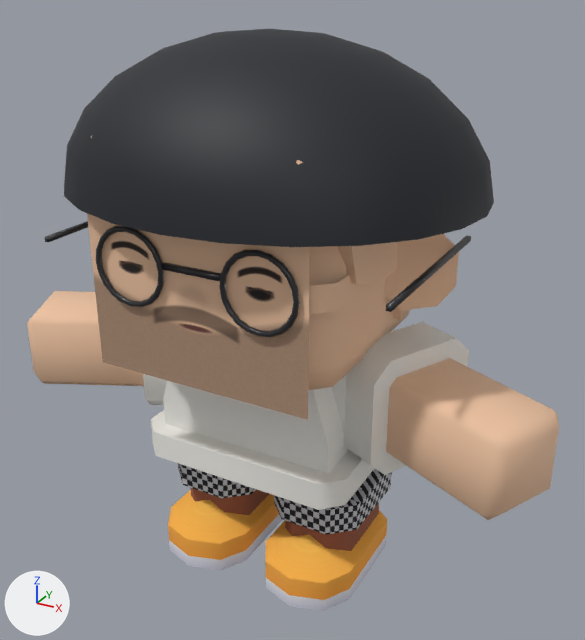
What one commit did to the glTF model public/models/characters/giuseppe.glb.
Camera for both pictures: a 50 mm lens placed at (0.499, -0.85, 0.799), pointed at (-0.005, 0.066, 0.341). The axes (+X, +Y, +Z) are drawn at lower left. The lights are the same throughout. The older version comes first. Vertices at exactly the same position are counted once.

Names of what the first picture shows: 'body-mesh', 'head-mesh'.
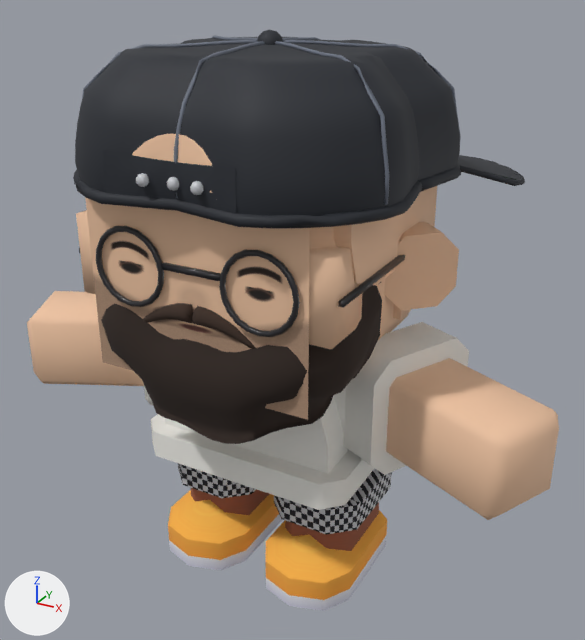
Commit message: Giuseppe: berretto che si legge come berretto e barba in 3D

Diff of the bpy script that builds the scene:
```diff
--- a/public/models/characters/giuseppe.glb.py
+++ b/public/models/characters/giuseppe.glb.py
@@ me_head_mesh @@
-me_head_mesh.from_pydata(...)  # 694 vertices, 1225 faces; spans x -0.272..0.272, y -0.221..0.304, z 0.343..0.731
+me_head_mesh.from_pydata(...)  # 3497 vertices, 6469 faces; spans x -0.253..0.253, y -0.211..0.384, z 0.282..0.73
+# me_head_mesh part 1: a new loose piece, a box spanning x -0.168..-0.073, y -0.164..-0.09, z 0.432..0.531, in mat_pelle (beige #f1c6a4)
+# me_head_mesh part 2: a new loose piece, a box spanning x 0.072..0.168, y -0.164..-0.09, z 0.432..0.531, in mat_pelle (beige #f1c6a4)
+# me_head_mesh part 3: a new loose piece, a UV sphere (10 segments, 6 rings, poles along z) spanning x -0.016..0.015, y -0.012..0.021, z 0.697..0.73, in mat_berretto_001 (black #23272f)
+# me_head_mesh part 4: a new loose piece, a UV sphere (8 segments, 5 rings, poles along z) spanning x -0.041..-0.027, y -0.208..-0.194, z 0.588..0.602, in mat_bottoncini (light grey #c9ccd1)
+# me_head_mesh part 5: a new loose piece, a UV sphere (8 segments, 5 rings, poles along z) spanning x -0.007..0.007, y -0.201..-0.187, z 0.587..0.601, in mat_bottoncini (light grey #c9ccd1)
+# me_head_mesh part 6: a new loose piece, a UV sphere (8 segments, 5 rings, poles along z) spanning x 0.027..0.041, y -0.208..-0.194, z 0.588..0.602, in mat_bottoncini (light grey #c9ccd1)
+# me_head_mesh part 7: a new loose piece, a box spanning x 0.1711..0.1771, y -0.1564..0.0143, z 0.4787..0.4847, in mat_occhiali (black #2a2a2e)
+# me_head_mesh part 8: the loose piece of 145 vertices spanning x -0.272..0.272, y -0.221..0.229, z 0.547..0.731 is rebuilt with 1307 vertices and now spans x -0.25..0.25, y -0.206..0.38, z 0.527..0.715, in mat_berretto_001 (black #23272f)
+# me_head_mesh part 9: the loose piece of 8 vertices spanning x 0.224..0.23, y -0.158..0.098, z 0.485..0.491 is deleted
+# me_head_mesh part 10: the loose piece of 8 vertices spanning x -0.23..-0.224, y -0.158..0.098, z 0.485..0.491 is deleted
+# me_head_mesh part 11: 90 vertices removed from x -0.145..0.145, y -0.019..0.304, z 0.534..0.728; 1128 vertices added at x -0.253..0.253, y -0.211..0.384, z 0.52..0.719
+# me_head_mesh part 12: 1 vertex removed from x 0.112, y -0.165, z 0.468; 442 vertices added at x -0.175..0.175, y -0.19..-0.041, z 0.282..0.468
+# me_head_mesh part 13: 747 kept faces spanning x -0.227..0.227, y -0.176..0.172, z 0.343..0.671 get new texture (UV) coordinates
+# other edits to the shape of me_head_mesh do not show in these pictures
 me_head_mesh.materials.append(mat_pelle)
-me_head_mesh.materials.append(mat_berretto)  # black #1d2027
 me_head_mesh.materials.append(mat_occhiali)
 me_head_mesh.materials.append(mat_faccia)
-me_head_mesh.materials.append(mat_fascetta)  # beige #d9b8a8
+me_head_mesh.materials.append(mat_berretto_001)  # black #23272f
+me_head_mesh.materials.append(mat_cuciture)  # greyish blue #6b7280
+me_head_mesh.materials.append(mat_bottoncini)  # light grey #c9ccd1
+me_head_mesh.materials.append(mat_sottovisiera)  # dark green #2f5a3a
+me_head_mesh.materials.append(mat_logo)  # red #d93a3a
+me_head_mesh.materials.append(mat_barba3d)  # brown #2e221c
+me_head_mesh.materials.append(mat_baffi3d)  # brown #3b2a20
```

Boxes (x1, y1, x2, y2) around the edits, measured in the pictures (585 x 640 px):
'head-mesh', reshaped
    before: (45, 29, 494, 420)
    after: (73, 30, 525, 444)
part 1 of me_head_mesh, added (beige)
    after: (76, 210, 95, 294)
part 2 of me_head_mesh, added (beige)
    after: (309, 246, 362, 349)
part 3 of me_head_mesh, added
    after: (257, 30, 283, 45)
part 4 of me_head_mesh, added
    after: (136, 173, 149, 187)
part 5 of me_head_mesh, added
    after: (167, 177, 179, 191)
part 6 of me_head_mesh, added
    after: (190, 181, 203, 195)
part 7 of me_head_mesh, added
    after: (338, 255, 405, 308)
part 8 of me_head_mesh, rebuilt (18% shorter)
    before: (64, 29, 494, 247)
    after: (75, 37, 521, 216)
part 9 of me_head_mesh, deleted
    before: (386, 235, 471, 312)
part 10 of me_head_mesh, deleted
    before: (45, 221, 88, 242)
part 11 of me_head_mesh, cut back
    after: (73, 36, 525, 229)
part 12 of me_head_mesh, built on (mostly hidden before)
    before: (309, 286, 311, 314)
    after: (101, 282, 382, 444)
part 13 of me_head_mesh, surface changed
    before: (90, 136, 459, 390)
    after: (100, 186, 459, 340)
